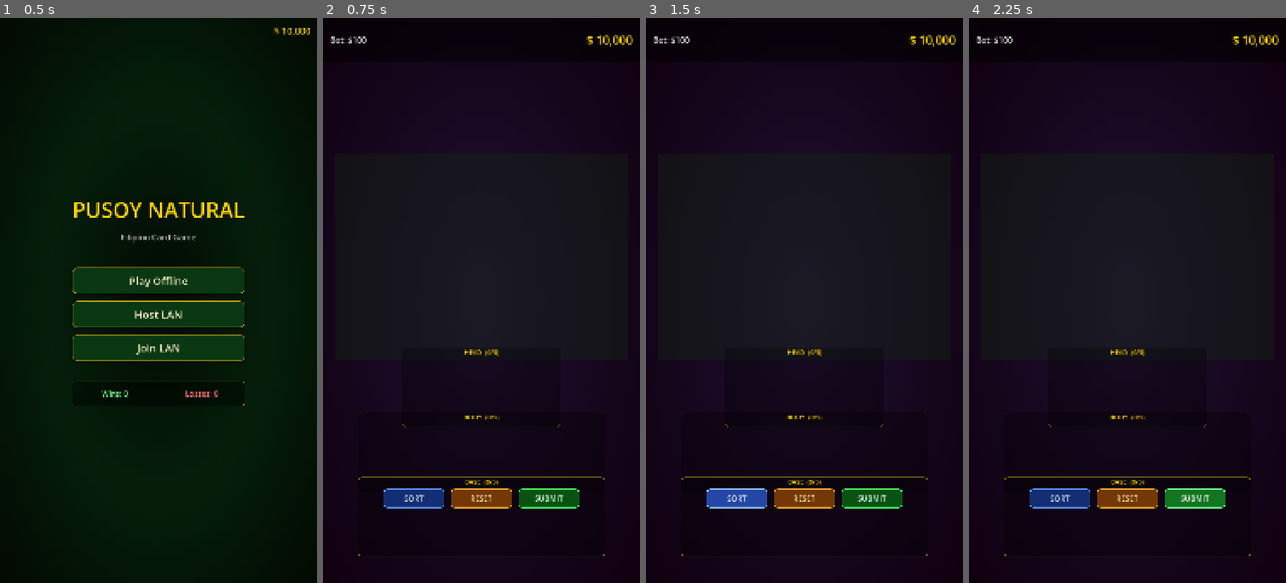
Above: before the commit, frames 1-4 (left to right).
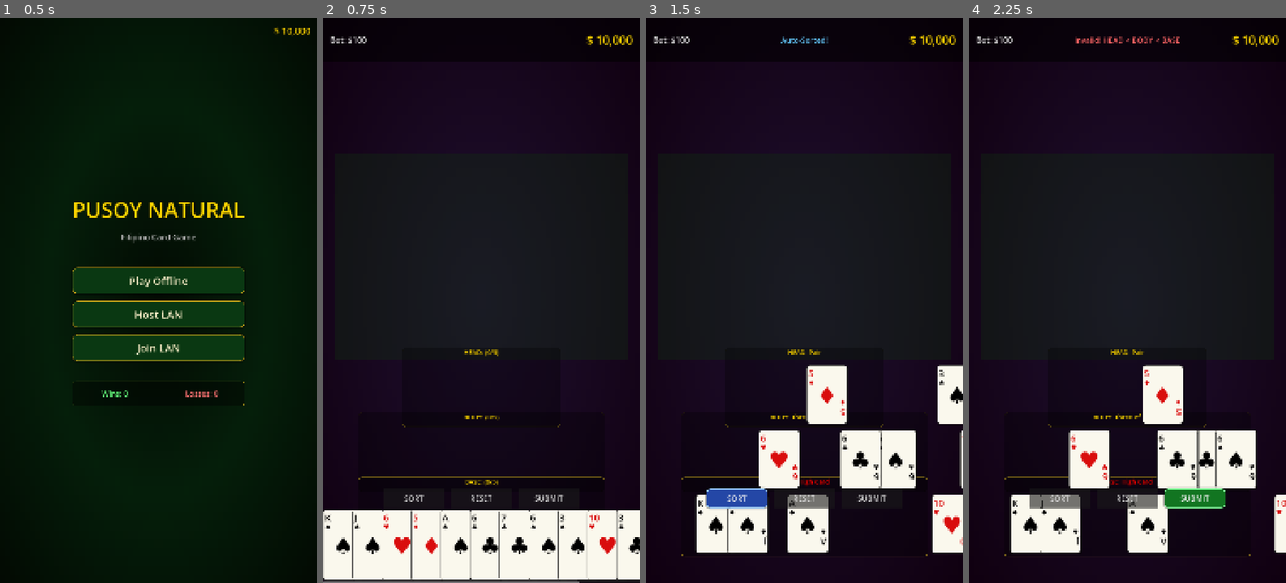
Above: after the commit, the same moments.

Repository: PotatoKevz/PusoyNatural
Game: Godot game, scene res://scenes/main_menu.tscn
Two runs of this game, one before a commit and one after it. Both use one fixed random seed, a clock stepped at 60 frames per second and the inputs below.
Inputs:
- Up to frame 1 (0.5 s): no input
- Up to frame 2 (0.75 s): click "Play Offline" at 0.5 s
- Up to frame 3 (1.5 s): click "SORT" at 1.25 s
- Up to frame 4 (2.25 s): click "SUBMIT" at 2 s

Frame 1 is identical in both runs. In frame 2, 14% of the frame differs, in the area x 0-100%, y 58-100%; in frame 3, 11%; in frame 4, 11%.
Error before the commit: Parse Error: Identifier "_on_card_gui_input" not declared in the current scope. (res://scripts/game/gameplay_ui.gd:181)
Error after the commit: Invalid type in function 'is_valid_arrangement' in base 'GDScript'. The array of argument 1 (Array) does not have the same element type as the expected typed a…

Commit message:
fix: restore missing gameplay UI functions
Restored _show_status, _on_card_gui_input, and _move_card which were accidentally deleted in the previous update. This was causing a script crash and making the game unresponsive.

Diff:
--- a/scripts/game/gameplay_ui.gd
+++ b/scripts/game/gameplay_ui.gd
@@ -239,6 +239,35 @@
 		GameManager.TableTier.MEDIUM: _set_row_label_color(Color(0.7, 0.87, 1.0, 1))
 		GameManager.TableTier.HIGH: _set_row_label_color(Color(1, 0.9, 0.3, 1))
 
+func _show_status(msg: String, color: Color = Color(1, 0.4, 0.4, 1)):
+	status_label.text = msg
+	status_label.add_theme_color_override("font_color", color)
+	if _status_timer != null:
+		_status_timer = null
+	_status_timer = get_tree().create_timer(2.5)
+	_status_timer.timeout.connect(func(): status_label.text = "")
+
+# ── Card Interaction ──────────────────────────────────────────────────────────
+
+func _on_card_gui_input(event, card_ui):
+	if event is InputEventMouseButton and event.pressed:
+		if event.button_index == MOUSE_BUTTON_LEFT:
+			_move_card(card_ui)
+
+func _move_card(card_ui):
+	var current_parent = card_ui.get_parent()
+
+	if current_parent == hand_container:
+		if head_row.get_child_count() < 3:
+			_reparent_card(card_ui, head_row)
+		elif body_row.get_child_count() < 5:
+			_reparent_card(card_ui, body_row)
+		elif base_row.get_child_count() < 5:
+			_reparent_card(card_ui, base_row)
+	else:
+		_reparent_card(card_ui, hand_container)
+	_update_row_labels()
+
 func _reparent_card(card_ui, new_parent):
 	var old_pos = card_ui.global_position
 	card_ui.get_parent().remove_child(card_ui)
